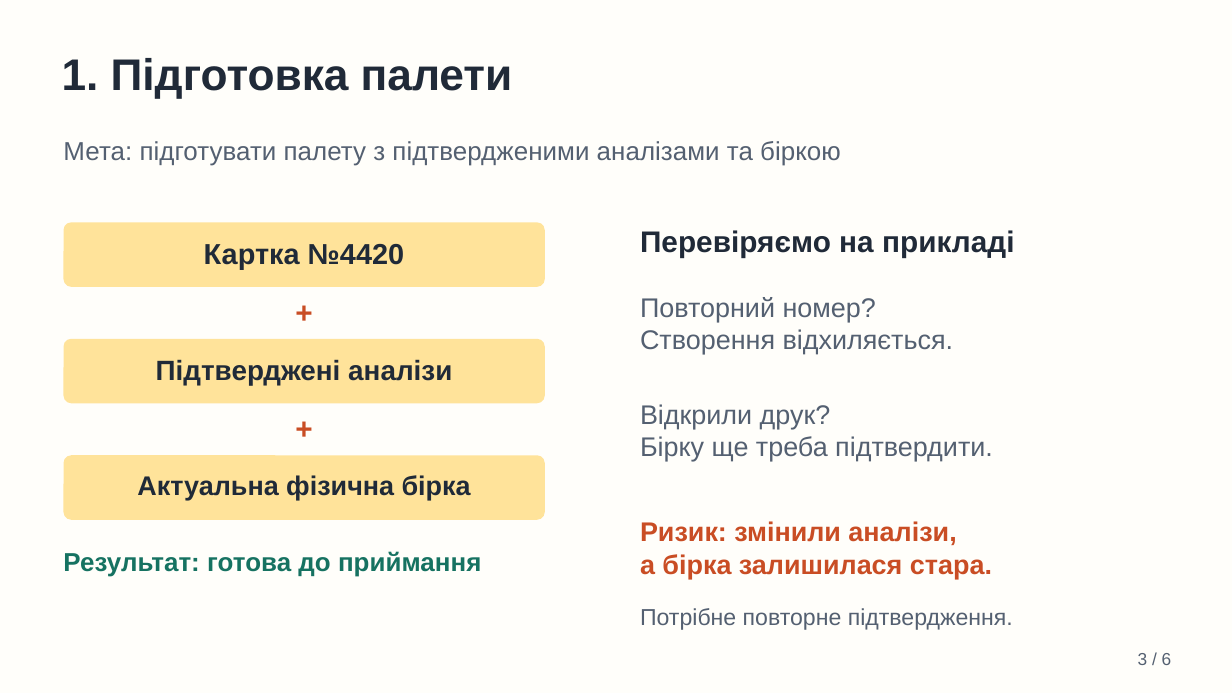
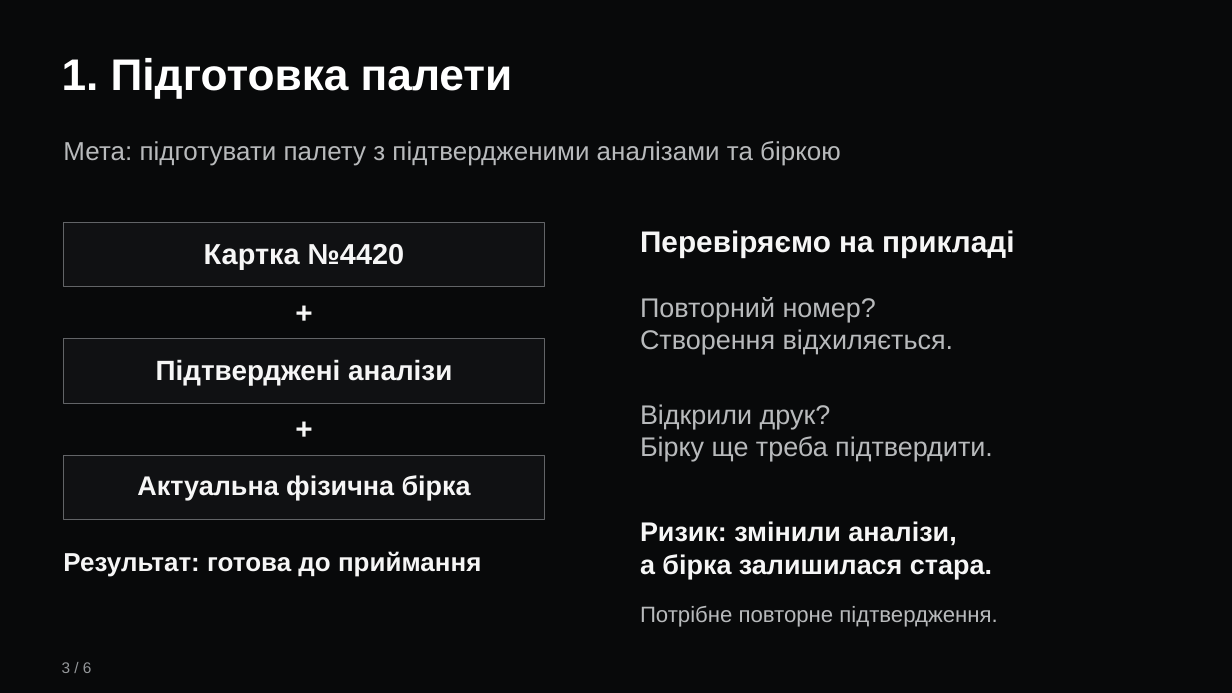
Before and after one commit to olehabram/pallet-warehouse, a slide deck: slide 3 of docs/Iterations_Discussion.pptx. Drawn at 1232x693 pixels with LibreOffice and Linux fonts; fonts in the diff are those of the drawing; background and template pictures are left out. Boxes give left, top, right and bottom in pixels: in the first picture for what was removed or moved away, otherwise in the second. Text is boxed around its words. In the diff, an @@ line names an element or a change of style, - is before the commit and + after.

```diff
--- a/docs/Iterations_Discussion.pptx
+++ b/docs/Iterations_Discussion.pptx
@@ background #FFFEFA to picture (left out) @@
@@ text "1. Підготовка палети" at bbox=[62, 58, 513, 98]: text colour #202A38 to #FFFFFF @@
@@ text colour #202A38 to #F6F6F6 in 4 elements at bbox=[204, 244, 405, 270], bbox=[156, 359, 452, 385], bbox=[137, 475, 471, 500], bbox=[640, 230, 1014, 257] @@
@@ text colour #C94D24 to #F6F6F6 in 3 elements at bbox=[640, 521, 992, 579], bbox=[64, 294, 545, 335], bbox=[64, 410, 545, 451] @@
@@ text colour #546071 to #B8BABC in 3 elements at bbox=[63, 141, 841, 166], bbox=[640, 297, 953, 355], bbox=[640, 404, 993, 461] @@
@@ rounded rectangle to rectangle; fill #FFE39A to #101113; outline none to #626467 0.75 pt in 3 elements at bbox=[64, 223, 545, 287], bbox=[64, 339, 545, 404], bbox=[64, 456, 545, 520] @@
@@ text "Результат: готова до приймання" at bbox=[63, 551, 481, 577]: text colour #167261 to #F6F6F6 @@
@@ text "Потрібне повторне підтвердження." at bbox=[640, 606, 997, 627]: size 18 to 17.2 pt, text colour #546071 to #B8BABC @@
@@ text "3 / 6": place and size @@
-text "3 / 6" at bbox=[1138, 653, 1172, 665]
+text "3 / 6" at bbox=[62, 662, 92, 673]
@@ text "3 / 6" at bbox=[62, 662, 92, 673]: size 13.5 to 12 pt, text colour #546071 to #95989B; alignment right to left @@
```
Also in this commit, not shown: 5 other slides changed.
